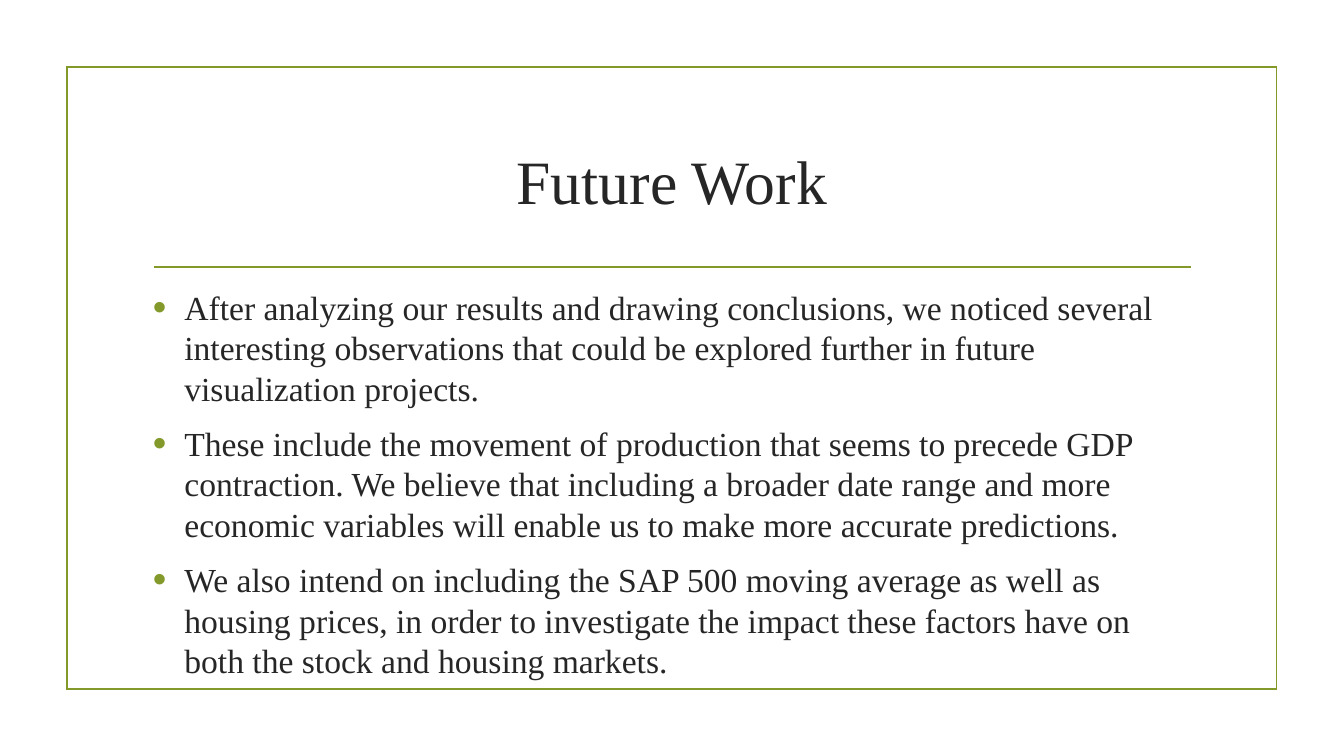
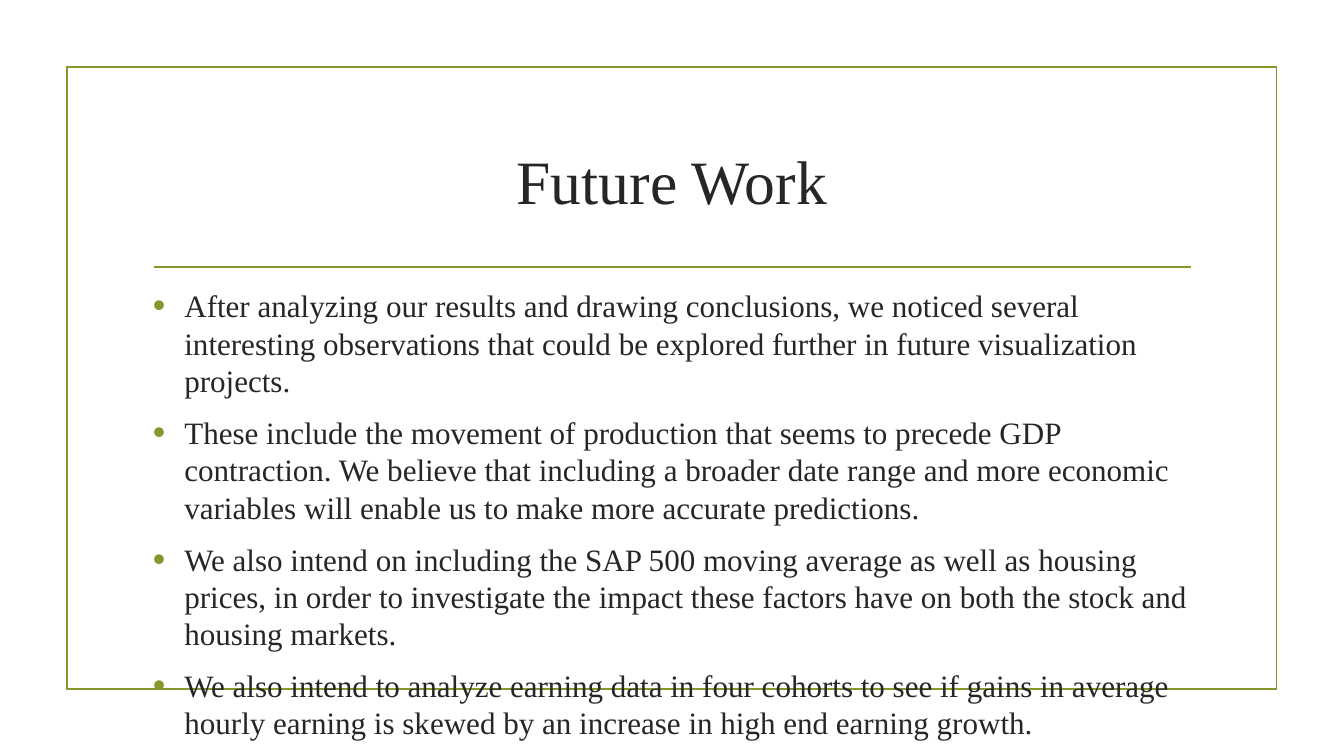
Before and after one commit to jjwu1019/Project, a slide deck: slide 24 of Project1JupyterLanding.pptx. Drawn at 1344x756 pixels with LibreOffice and Linux fonts; fonts in the diff are those of the drawing; background and template pictures are left out. Boxes give left, top, right and bottom in pixels: in the first picture for what was removed or moved away, otherwise in the second. Text is boxed around its words. In the diff, an @@ line names an element or a change of style, - is before the commit and + after.

Commit message:
1/14/2020 upload

```diff
--- a/Project1JupyterLanding.pptx
+++ b/Project1JupyterLanding.pptx
@@ text at box(184, 295, 1187, 651): size 24 to 22.2 pt in "After analyzing our results and drawing conclusions, ...", "These include the movement of production that ...", "We also intend on including the SAP ..." @@
@@ text at box(184, 675, 1168, 740): paragraph added @@
+• We also intend to analyze earning data in four cohorts to see if gains in average hourly earning is skewed by an increase in high end earning growth.
```
Also in this commit, not shown: 2 other slides changed, 1 slide added, 1 slide removed.
